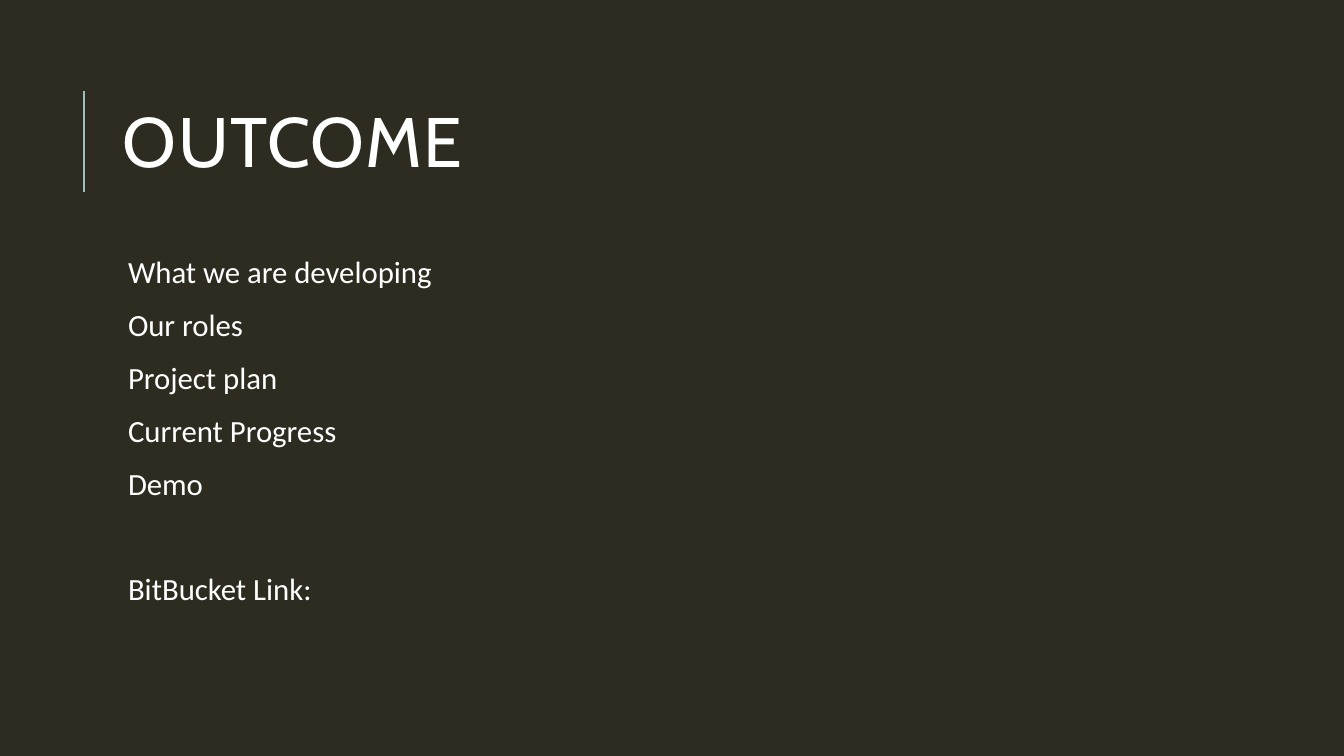
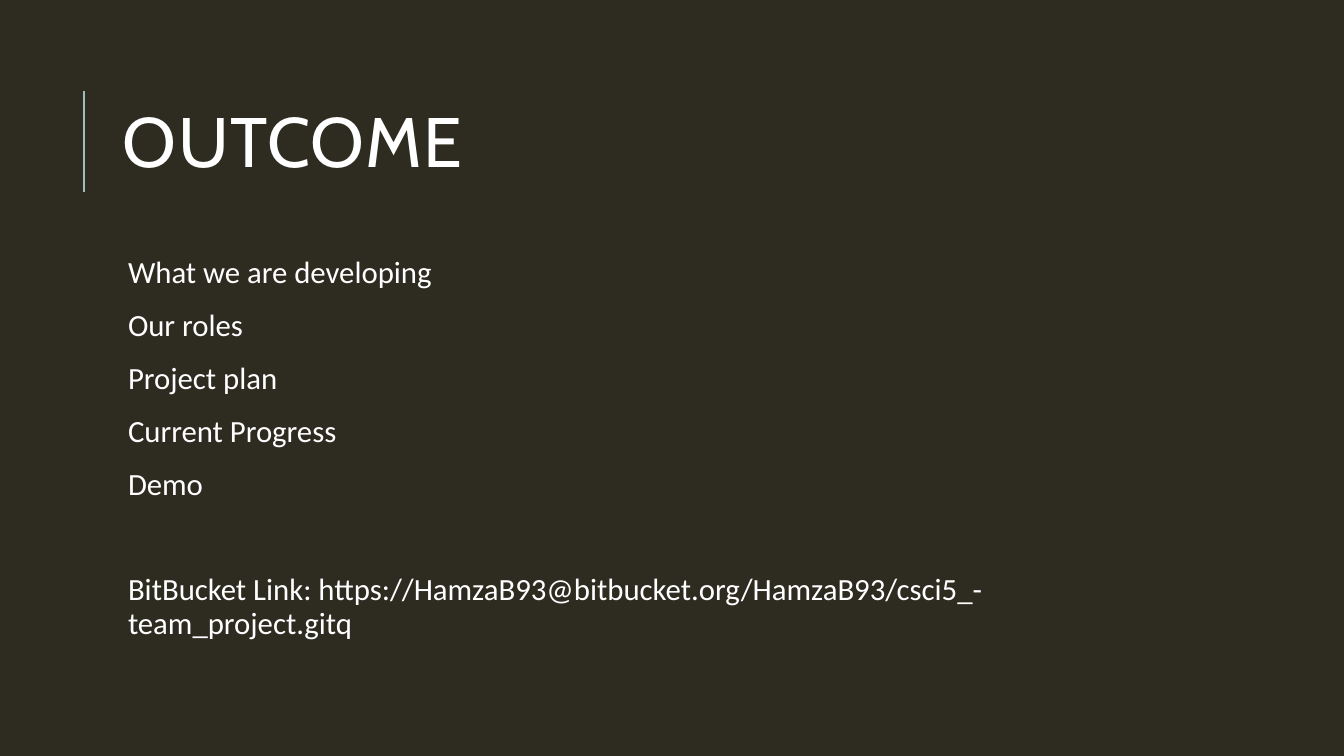
Before and after one commit to HamzaB93/UWL_Level5_Team_Project, a slide deck: slide 2 of Group_Docs/Team_Presentation_Group2.pptx. Drawn at 1344x756 pixels with LibreOffice and Linux fonts; fonts in the diff are those of the drawing. Boxes give left, top, right and bottom in pixels: in the first picture for what was removed or moved away, otherwise in the second. Text is boxed around its words. In the diff, an @@ line names an element or a change of style, - is before the commit and + after.

Commit message:
Hamza: Added network diagram.

```diff
--- a/Group_Docs/Team_Presentation_Group2.pptx
+++ b/Group_Docs/Team_Presentation_Group2.pptx
@@ text at (128, 578, 982, 640): text changed @@
-  BitBucket Link:
+  BitBucket Link: https://HamzaB93@bitbucket.org/HamzaB93/csci5_-team_project.gitq
```
Also in this commit, not shown: 7 other slides changed, 1 slide added, 1 other file.
